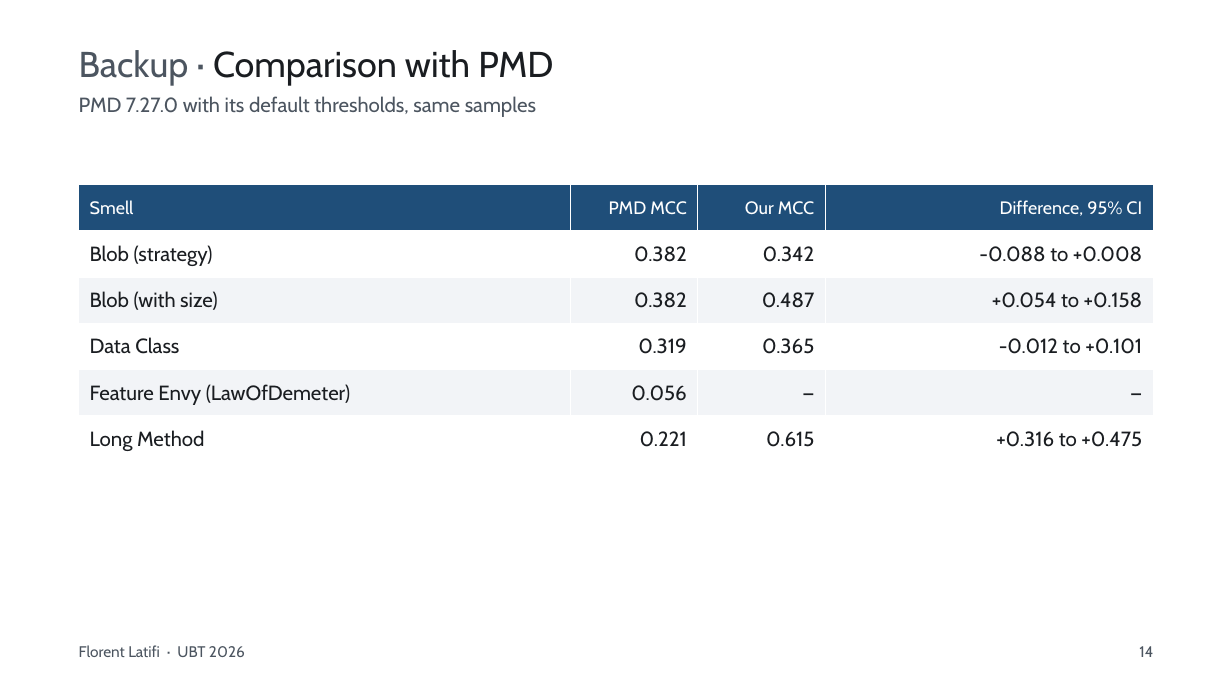
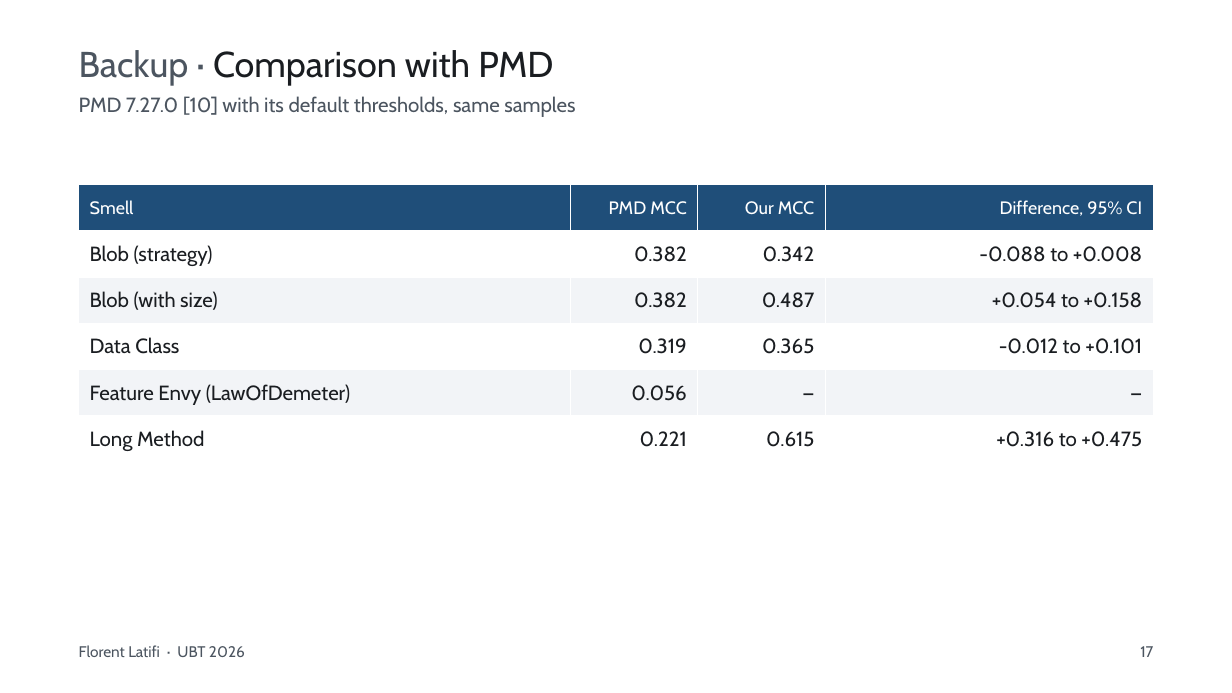
Before and after one commit to FlorentLatifi/Code-Smell-Detection-and-Refactoring-Recommendations, a slide deck: slide 17 of docs/konferenca/UBT2026_Florent_Latifi.pptx (slide 14 before the commit). Drawn at 1232x693 pixels with LibreOffice and Linux fonts; fonts in the diff are those of the drawing. Boxes give left, top, right and bottom in pixels: in the first picture for what was removed or moved away, otherwise in the second. Text is boxed around its words. In the diff, an @@ line names an element or a change of style, - is before the commit and + after.

```diff
--- a/docs/konferenca/UBT2026_Florent_Latifi.pptx
+++ b/docs/konferenca/UBT2026_Florent_Latifi.pptx
@@ text at (79,96,575,117): text changed @@
-PMD 7.27.0 with its default thresholds, same samples
+PMD 7.27.0 [10] with its default thresholds, same samples
@@ text at (1140,646,1153,657): text changed @@
-14
+17
```
Also in this commit, not shown: 14 other slides changed, 4 slides added, 1 slide removed, 7 other files.
